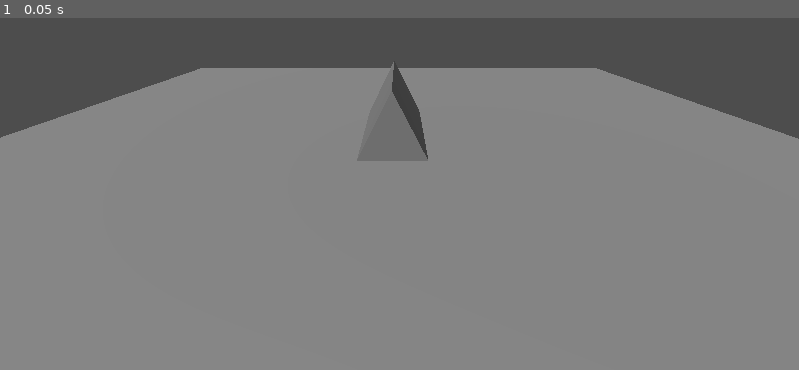
Above: before the commit, frame 1.
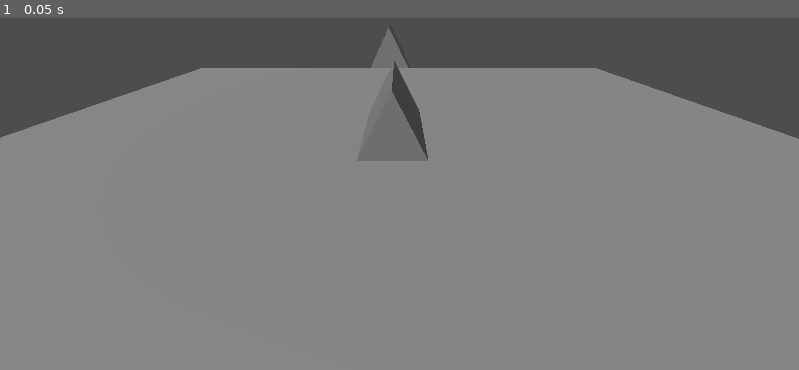
Above: after the commit, the same moment.

Repository: AllHeartNoSkill/DTJ-Jam
Game: Godot game, scene res://Bolt/TextureGeneration.tscn
Same seed, same stepped clock (60 frames per second), same inputs: the game is played once before the commit and once after it.
Inputs:
- Up to frame 1 (0.05 s): no input

The runs differ from the first frame. In frame 1, 0.3% of the frame differs, in the area x 46-52%, y 2-15%.

Commit message:
5 random positions

Diff:
--- a/Bolt/TextureGeneration.gd
+++ b/Bolt/TextureGeneration.gd
@@ -1,21 +1,42 @@
-extends Node3D
+extends SubViewport
 
 # Called when the node enters the scene tree for the first time.
 func _ready():
-
 	pass # Replace with function body.
 
 # Called every frame. 'delta' is the elapsed time since the previous frame.
 func _process(delta):
 	if (Input.is_action_just_pressed("capture")):
-		await _capture_image()
+		_capture_multiple()
 		print("Captured image")
 	pass
 
-func _capture_image():
+func _generate_texture(suffix):
 	var viewport = get_viewport()
 	print(viewport)
 	var image = viewport.get_texture().get_image()
 	print(image)
 
-	image.save_jpg("texture.jpg")
+	image.save_jpg("res://Bolt/texture" + str(suffix) + ".jpg")
+
+func random_camera_pos(max_x, max_z):
+	var camera = get_node("Camera")
+
+	print("camera pos", camera.get_position())
+
+	var x = randf_range(0, max_x)
+	var z = randf_range(0, max_z)
+	camera.set_position(Vector3(x, 0, z))
+
+	var rotation = randf_range(0, 360)
+	camera.set_rotation(Vector3(0, rotation, 0))
+
+func _capture_image(count):
+	random_camera_pos(3, 3)
+	# await get_tree().create_timer(0.5).timeout
+	_generate_texture(count)
+
+func _capture_multiple():
+	for i in range(5):
+		_capture_image(i)
+		await get_tree().create_timer(0.5).timeout
--- a/Bolt/TextureGeneration.tscn
+++ b/Bolt/TextureGeneration.tscn
@@ -7,7 +7,6 @@
 [sub_resource type="PrismMesh" id="PrismMesh_m84gd"]
 
 [node name="TextureGeneration" type="Node3D"]
-script = ExtResource("1_0bxgl")
 
 [node name="MeshInstance3D" type="MeshInstance3D" parent="."]
 transform = Transform3D(3.23616, 0, 0, 0, 1, 0, 0, 0, 3.14836, -0.017859, 0, 0)
@@ -17,8 +16,32 @@
 transform = Transform3D(1, 0, 0, 0, 1, 0, 0, 0, 1, -0.0522497, 0, -0.583386)
 mesh = SubResource("PrismMesh_m84gd")
 
+[node name="MeshInstance3D3" type="MeshInstance3D" parent="."]
+transform = Transform3D(1, 0, 0, 0, 1, 0, 0, 0, 1, -2.51426, 0, 1.13012)
+mesh = SubResource("PrismMesh_m84gd")
+
+[node name="MeshInstance3D5" type="MeshInstance3D" parent="."]
+transform = Transform3D(1, 0, 0, 0, 1, 0, 0, 0, 1, -0.217961, 0, -5.19154)
+mesh = SubResource("PrismMesh_m84gd")
+
+[node name="MeshInstance3D4" type="MeshInstance3D" parent="."]
+transform = Transform3D(1, 0, 0, 0, 1, 0, 0, 0, 1, 2.62558, 0, 1.13012)
+mesh = SubResource("PrismMesh_m84gd")
+
+[node name="MeshInstance3D6" type="MeshInstance3D" parent="."]
+transform = Transform3D(1, 0, 0, 0, 1, 0, 0, 0, 1, -0.600378, 0, 3.49425)
+mesh = SubResource("PrismMesh_m84gd")
+
 [node name="DirectionalLight3D" type="DirectionalLight3D" parent="."]
 transform = Transform3D(0.901274, 0.347726, -0.258442, 0, 0.596519, 0.802599, 0.43325, -0.723361, 0.537627, -2.71395, 1.56487, 1.72472)
 
 [node name="Camera3D" type="Camera3D" parent="."]
 transform = Transform3D(1, 0, 0, 0, 0.89509, 0.445885, 0, -0.445885, 0.89509, -0.00404292, 1.00435, 1.68944)
+
+[node name="SubViewport" type="SubViewport" parent="."]
+handle_input_locally = false
+render_target_update_mode = 4
+script = ExtResource("1_0bxgl")
+
+[node name="Camera" type="Camera3D" parent="SubViewport"]
+transform = Transform3D(1, 0, 0, 0, 1, 0, 0, 0, 1, 0, 0.5, -0.173)
--- /dev/null
+++ b/Bolt/new_script.gd
@@ -0,0 +1,11 @@
+extends Node
+
+
+# Called when the node enters the scene tree for the first time.
+func _ready():
+	pass # Replace with function body.
+
+
+# Called every frame. 'delta' is the elapsed time since the previous frame.
+func _process(delta):
+	pass
